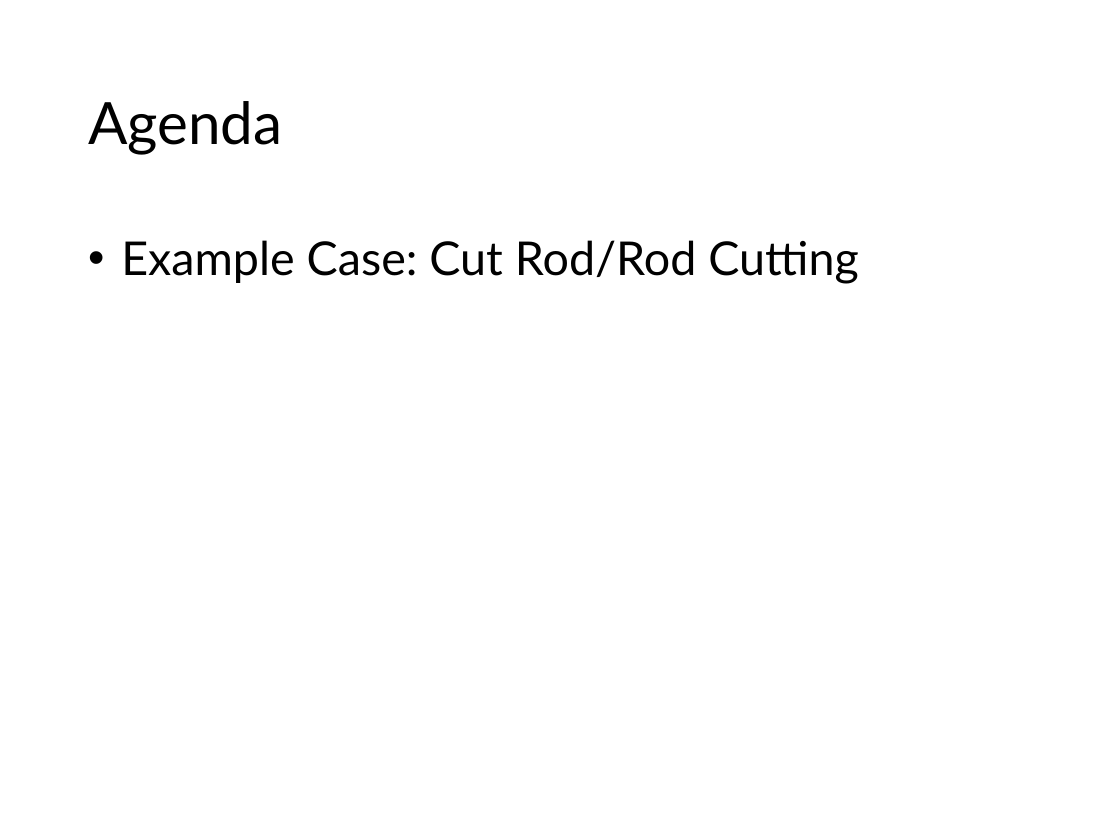
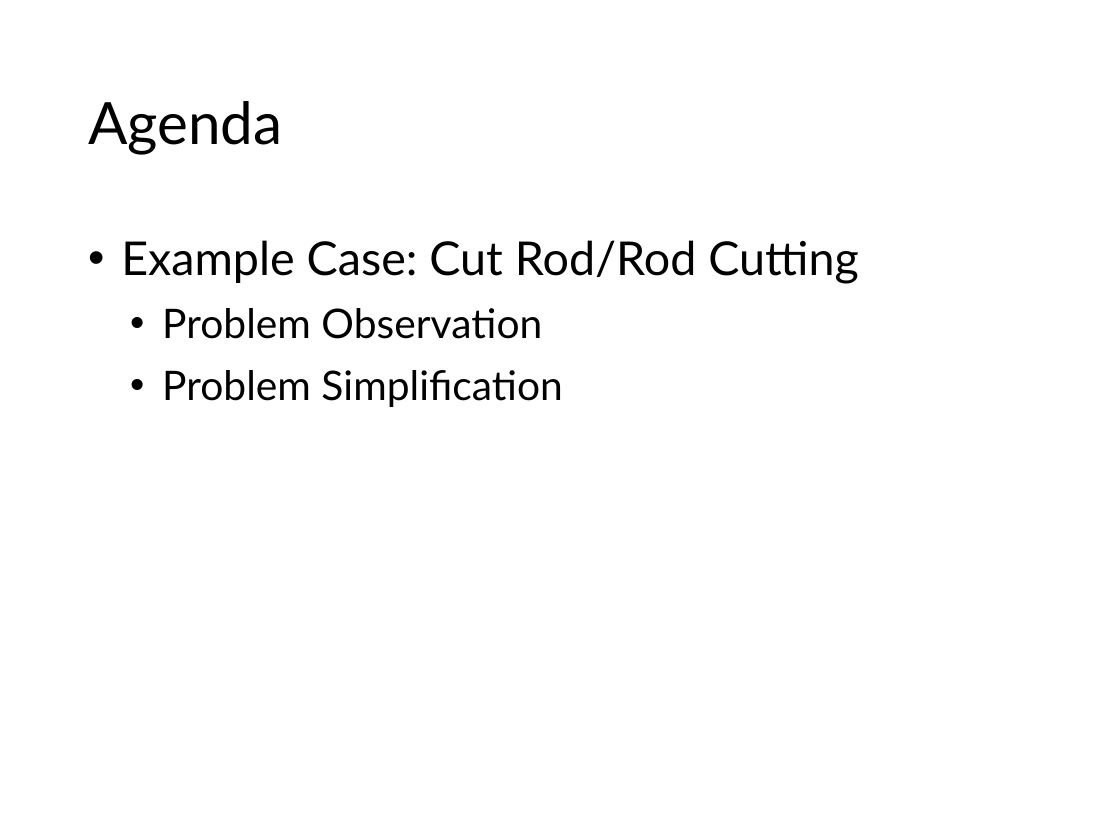
Before and after one commit to munif/paa-2, a slide deck: slide 2 of 161702/presentation/02 - Review Divide and Conquer/02. Review Divide and Conquer.pptx. Drawn at 1120x840 pixels with LibreOffice and Linux fonts; fonts in the diff are those of the drawing. Boxes give left, top, right and bottom in pixels: in the first picture for what was removed or moved away, otherwise in the second. Text is boxed around its words. In the diff, an @@ line names an element or a change of style, - is before the commit and + after.

```diff
--- a/161702/presentation/02 - Review Divide and Conquer/02. Review Divide and Conquer.pptx
+++ b/161702/presentation/02 - Review Divide and Conquer/02. Review Divide and Conquer.pptx
@@ text at box(162, 308, 562, 407): paragraphs added @@
+  • Problem Observation
+  • Problem Simplification
```
Also in this commit, not shown: 1 other file.
